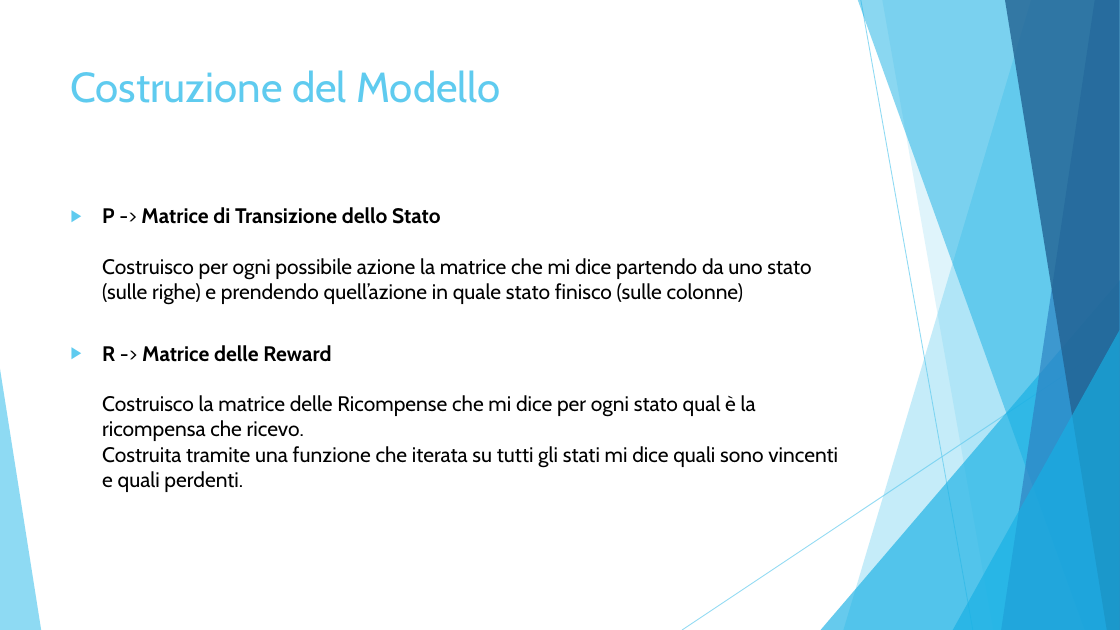
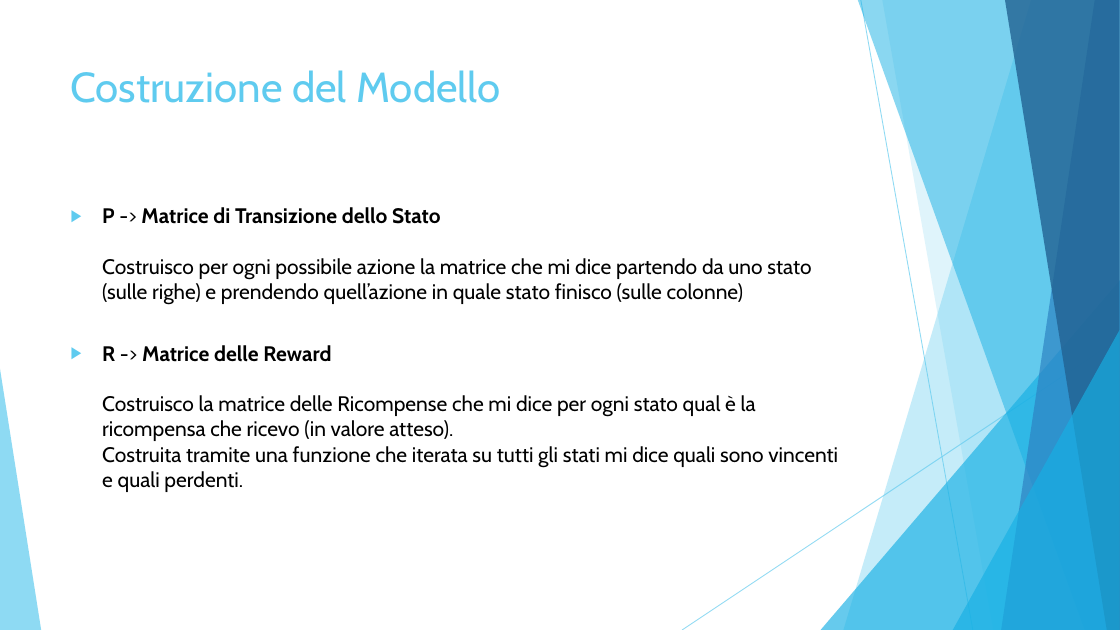
Before and after one commit to simonesinceri/MRL, a slide deck: slide 4 of Presentations/Presentation_Ass2.pptx. Drawn at 1120x630 pixels with LibreOffice and Linux fonts; fonts in the diff are those of the drawing. Boxes give left, top, right and bottom in pixels: in the first picture for what was removed or moved away, otherwise in the second. Text is boxed around its words. In the diff, an @@ line names an element or a change of style, - is before the commit and + after.

```diff
--- a/Presentations/Presentation_Ass2.pptx
+++ b/Presentations/Presentation_Ass2.pptx
@@ text at bbox=[102, 345, 838, 492]: text changed @@
-▶ R -> Matrice delle Reward
-  Costruisco la matrice delle Ricompense che mi dice per ogni stato qual è la ricompensa che ricevo.
-  Costruita tramite una funzione che iterata su tutti gli stati mi dice quali sono vincenti e quali perdenti.
+▶ R -> Matrice delle Reward
+  Costruisco la matrice delle Ricompense che mi dice per ogni stato qual è la ricompensa che ricevo (in valore atteso).
+  Costruita tramite una funzione che iterata su tutti gli stati mi dice quali sono vincenti e quali perdenti.
```
Also in this commit, not shown: 4 other slides changed, 4 other files.
